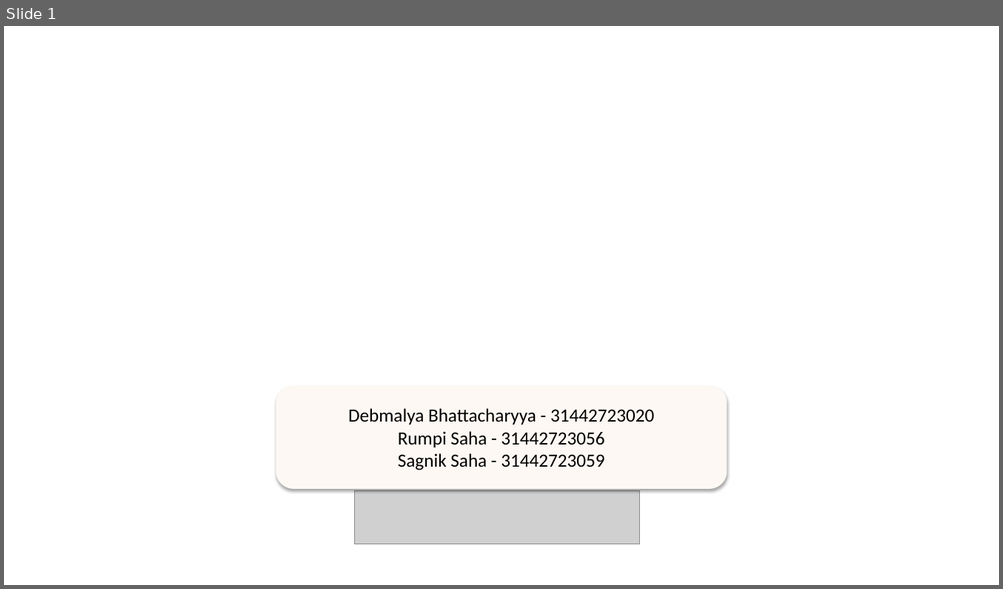
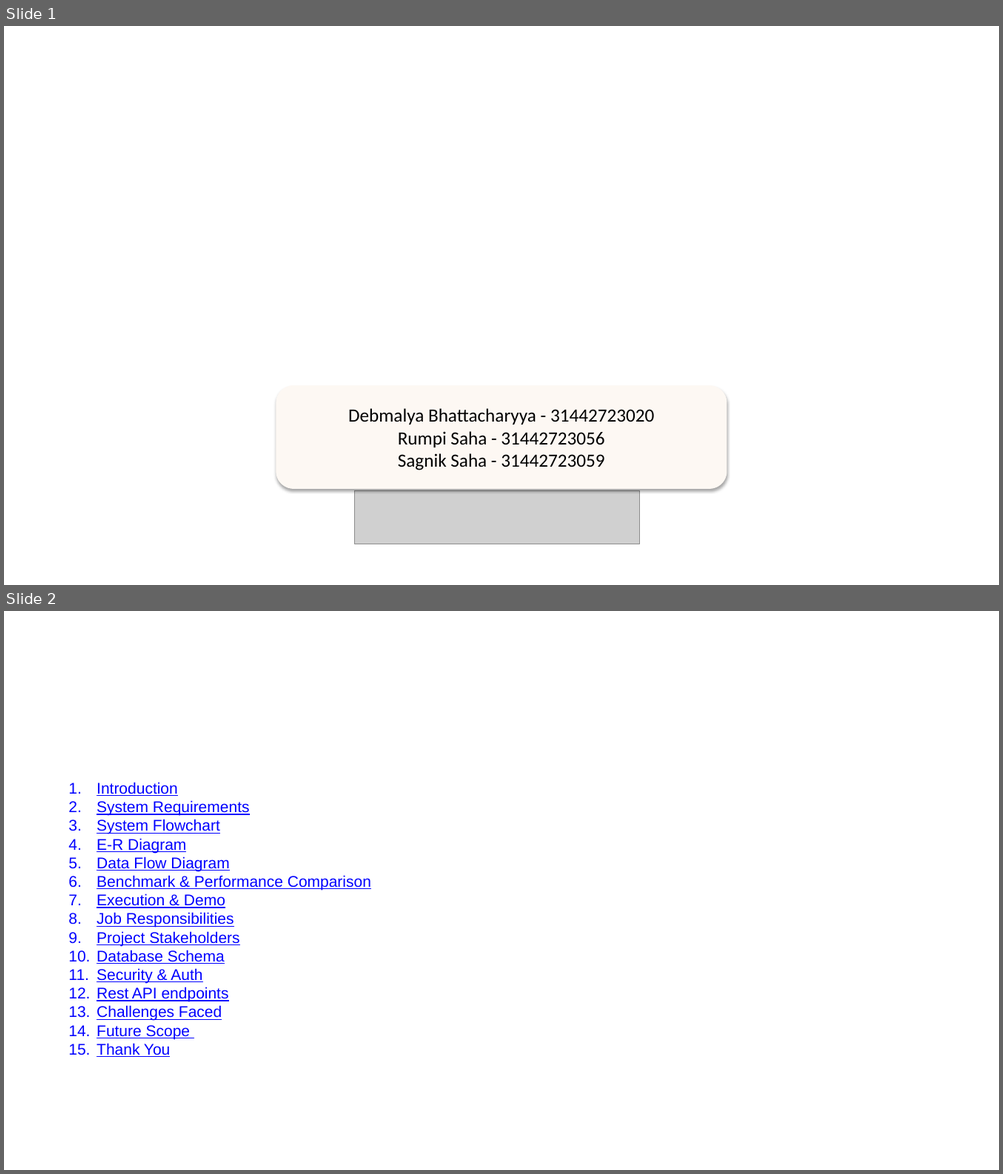
Before and after one commit to sagniksaha279/Weeding-Booking-Portal, a slide deck: presentation/Weeding-Chapter.pptx. Shown one above the other, each under a label of ours: slide 1 before the commit, slides 1 and 2 after it. The pictures are 1003x589 and 1003x1174 pixels, drawn with LibreOffice and Linux fonts; fonts in the diff are those of the drawing; grey boxes stand for pictures; background and template pictures are left out. Boxes give left, top, right and bottom in pixels: in the first picture for what was removed or moved away, otherwise in the second. Text is boxed around its words. In the diff, an @@ line names an element or a change of style, - is before the commit and + after.

```diff
--- a/presentation/Weeding-Chapter.pptx
+++ b/presentation/Weeding-Chapter.pptx
@@ slide 2 added at (4, 611, 999, 1170), background picture (left out) @@
@@ rectangle added at (62, 758, 392, 1117), fill #FFFFFF, outline #FFFFFF 0.75 pt, 15 pt, text #0000FF, underline @@
+1. Introduction
+2. System Requirements
+3. System Flowchart
+4. E-R Diagram
+5. Data Flow Diagram
+6. Benchmark & Performance Comparison
+7. Execution & Demo
+8. Job Responsibilities
+9. Project Stakeholders
+10. Database Schema
+11. Security & Auth
+12. Rest API endpoints
+13. Challenges Faced
+14. Future Scope
+15. Thank You
```
Also in this commit, not shown: 7 other slides added, 3 slides removed, 1 other file.
